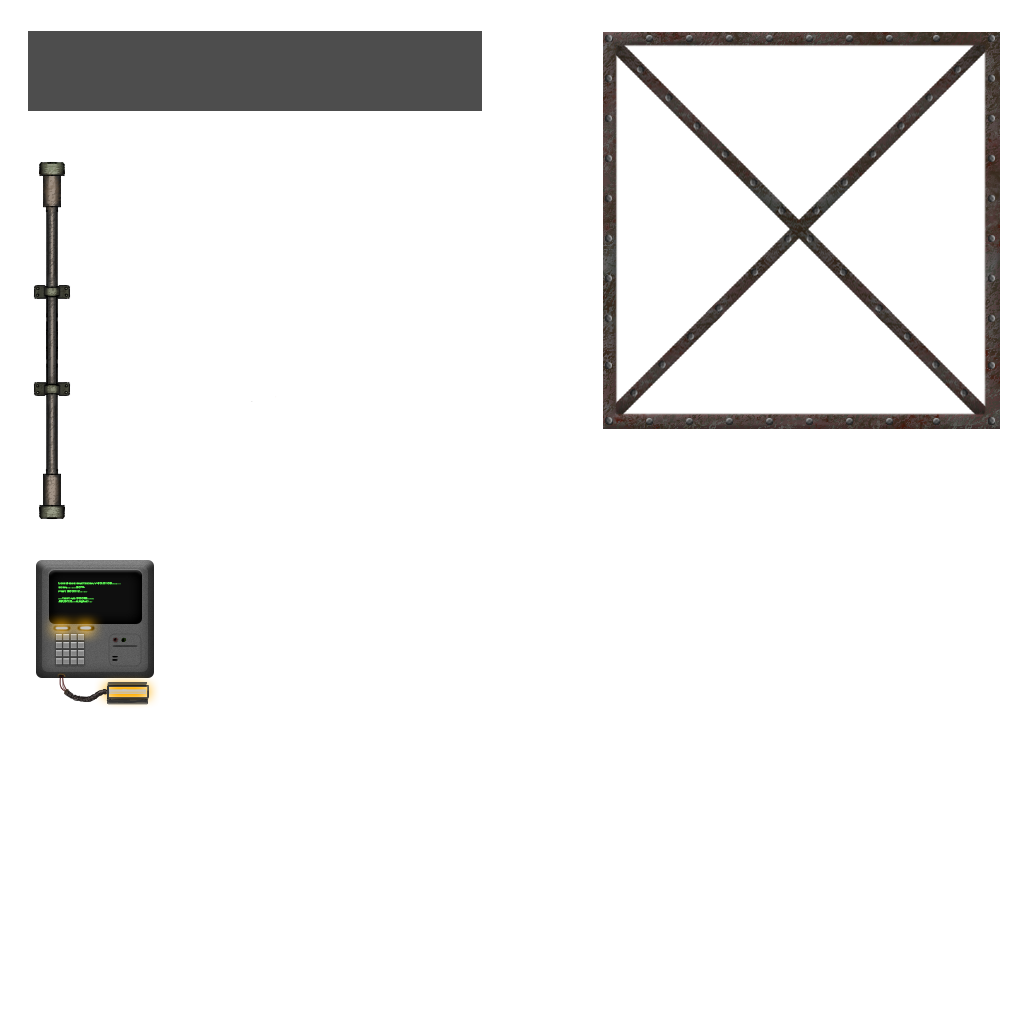
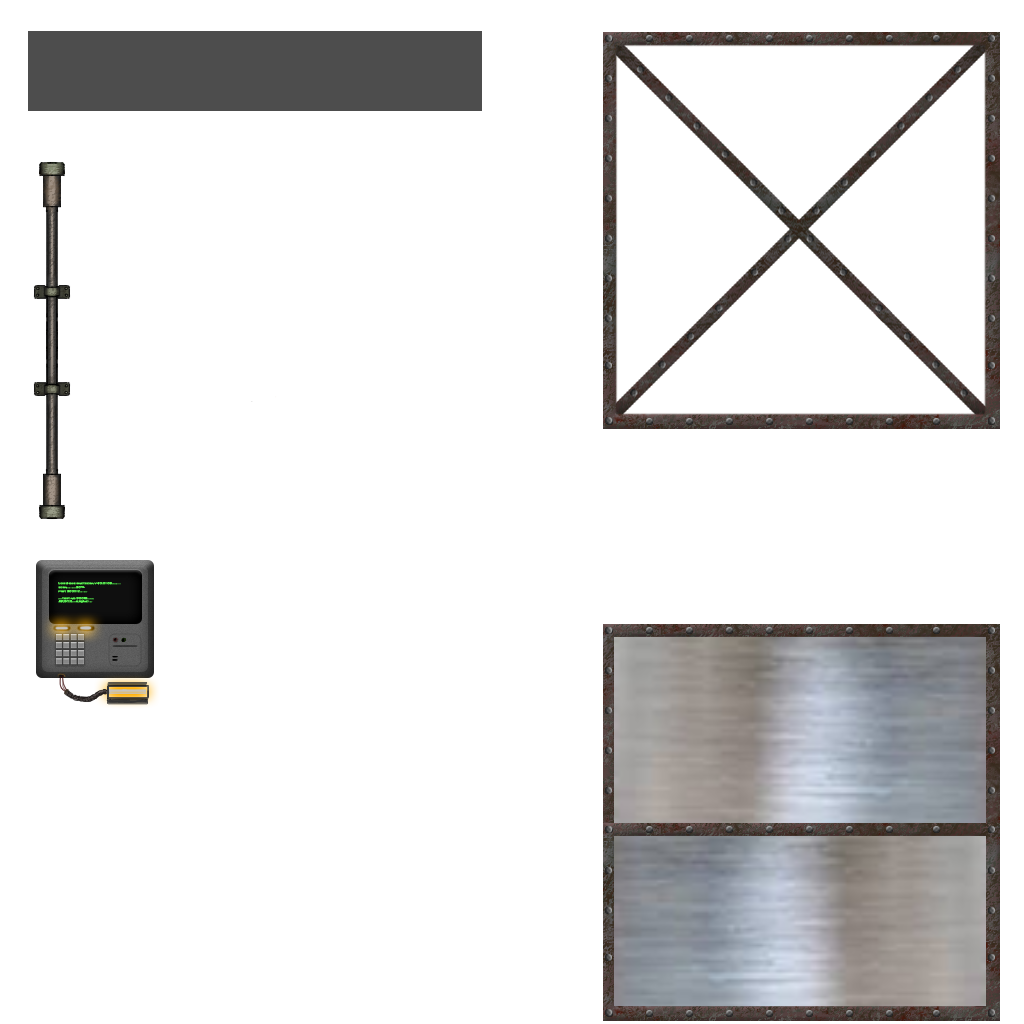
Layer changes from the first (1024, 1024) image to the second:
added layer "Layer 25" above "Layer 18" over (603, 624, 1000, 1021)
